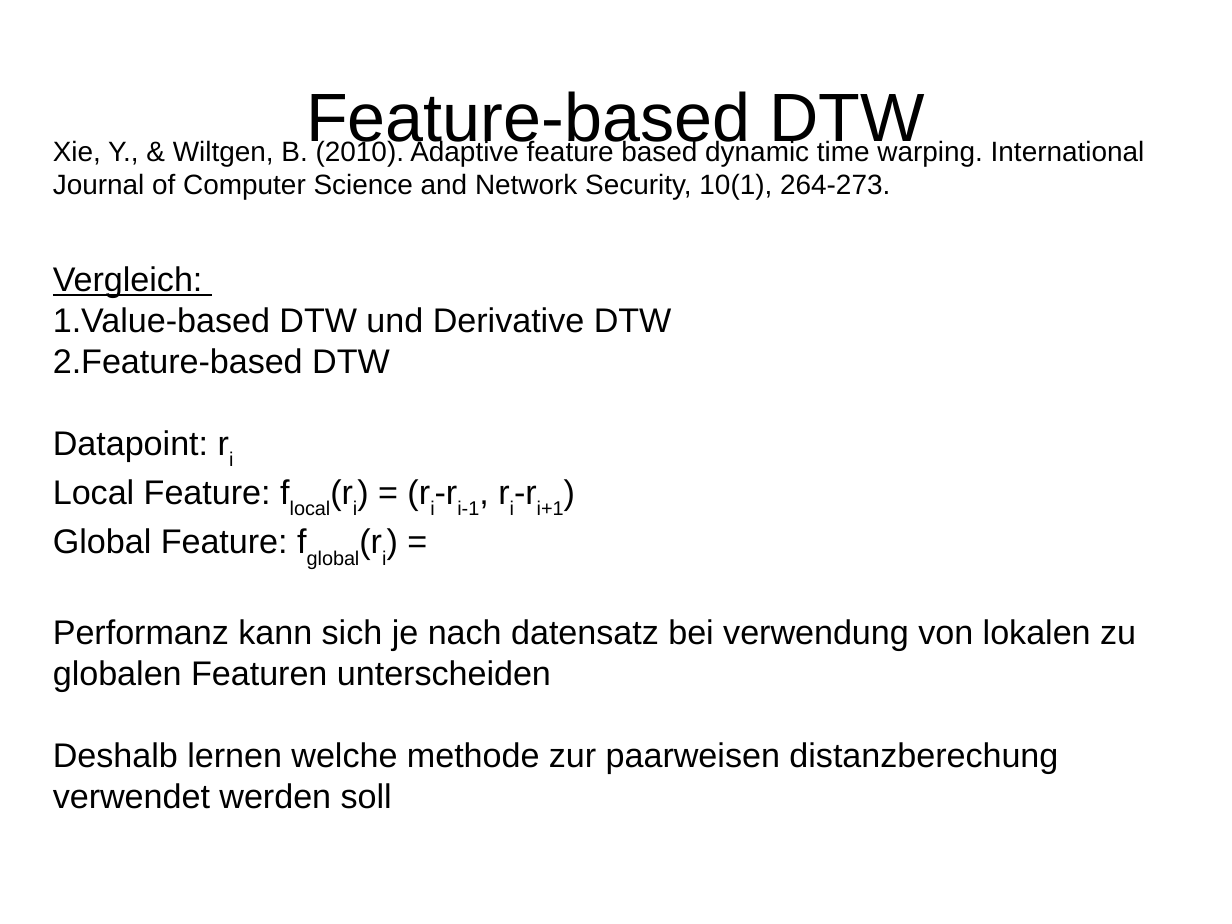
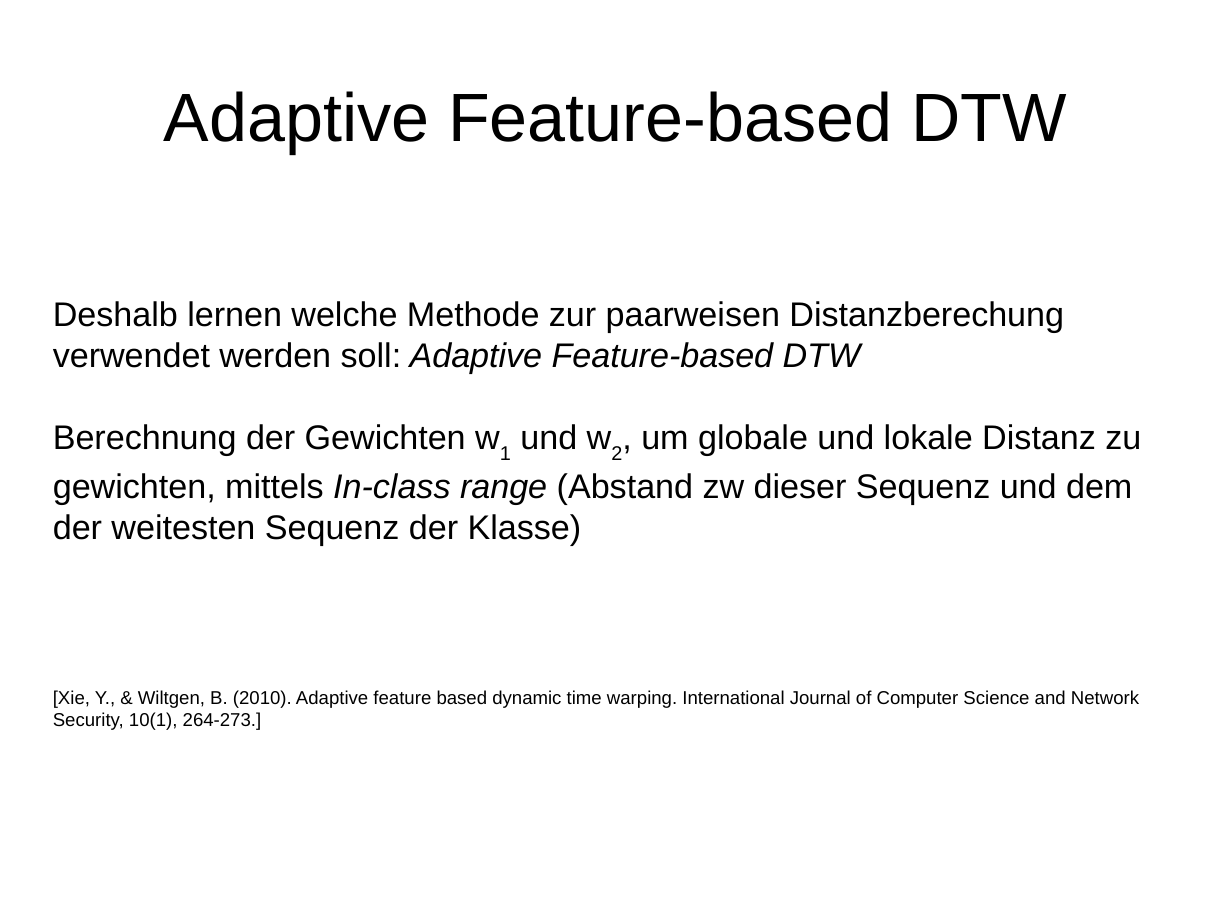
Before and after one commit to HannahSyrek/MTAnalysisOfCGMCurves, a slide deck: slide 7 of presentations/presentation_21_03_18.odp (slide 4 before the commit). Drawn at 1232x924 pixels with LibreOffice and Linux fonts; fonts in the diff are those of the drawing. Boxes give left, top, right and bottom in pixels: in the first picture for what was removed or moved away, otherwise in the second. Text is boxed around its words. In the diff, an @@ line names an element or a change of style, - is before the commit and + after.

Commit message:
added featurebased DTW

```diff
--- a/presentations/presentation_21_03_18.odp
+++ b/presentations/presentation_21_03_18.odp
@@ title at [164,91,1066,153]: text changed @@
-Feature-based DTW
+Adaptive Feature-based DTW
@@ subtitle at [53,301,1141,730]: text changed @@
-Xie, Y., & Wiltgen, B. (2010). Adaptive feature based dynamic time warping. International Journal of Computer Science and Network Security, 10(1), 264-273.
-Vergleich:
-1. Value-based DTW und Derivative DTW
-2. Feature-based DTW
-Datapoint: ri
-Local Feature: flocal(ri) = (ri-ri-1, ri-ri+1)
-Global Feature: fglobal(ri) =
-Performanz kann sich je nach datensatz bei verwendung von lokalen zu globalen Featuren unterscheiden
-Deshalb lernen welche methode zur paarweisen distanzberechung verwendet werden soll
+Deshalb lernen welche Methode zur paarweisen Distanzberechung verwendet werden soll: Adaptive Feature-based DTW
+Berechnung der Gewichten w1 und w2, um globale und lokale Distanz zu gewichten, mittels In-class range (Abstand zw dieser Sequenz und dem der weitesten Sequenz der Klasse)
+[Xie, Y., & Wiltgen, B. (2010). Adaptive feature based dynamic time warping. International Journal of Computer Science and Network Security, 10(1), 264-273.]
```
Also in this commit, not shown: 2 other slides changed, 6 slides added, 3 slides removed, 13 other files.
